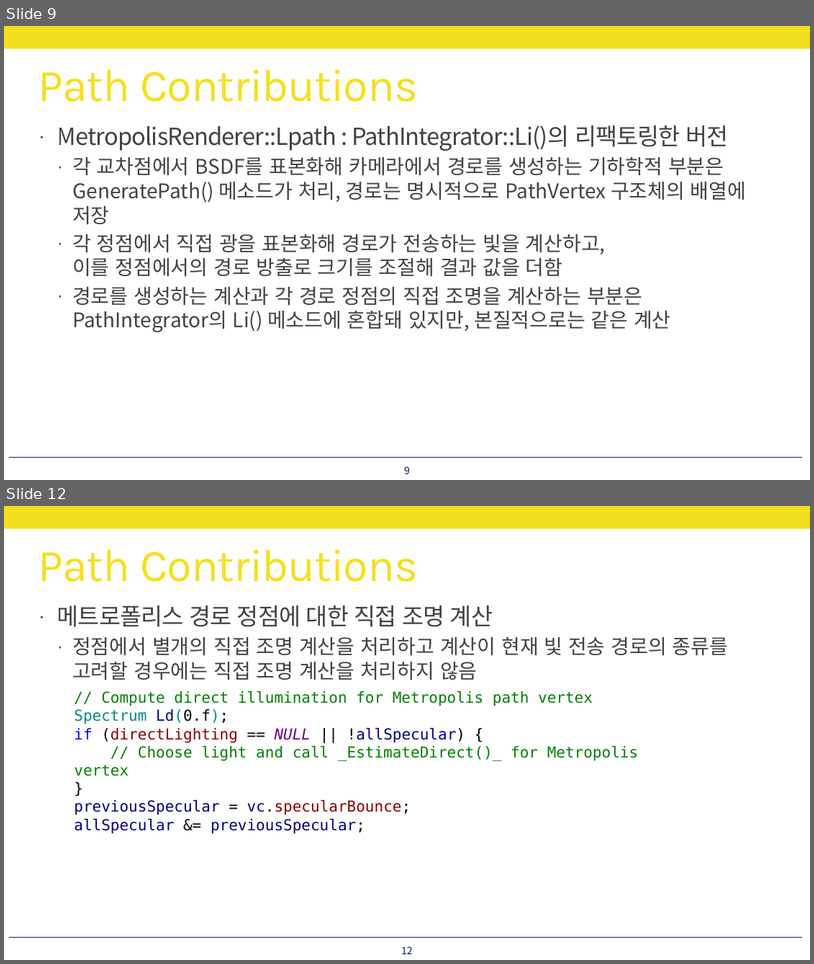
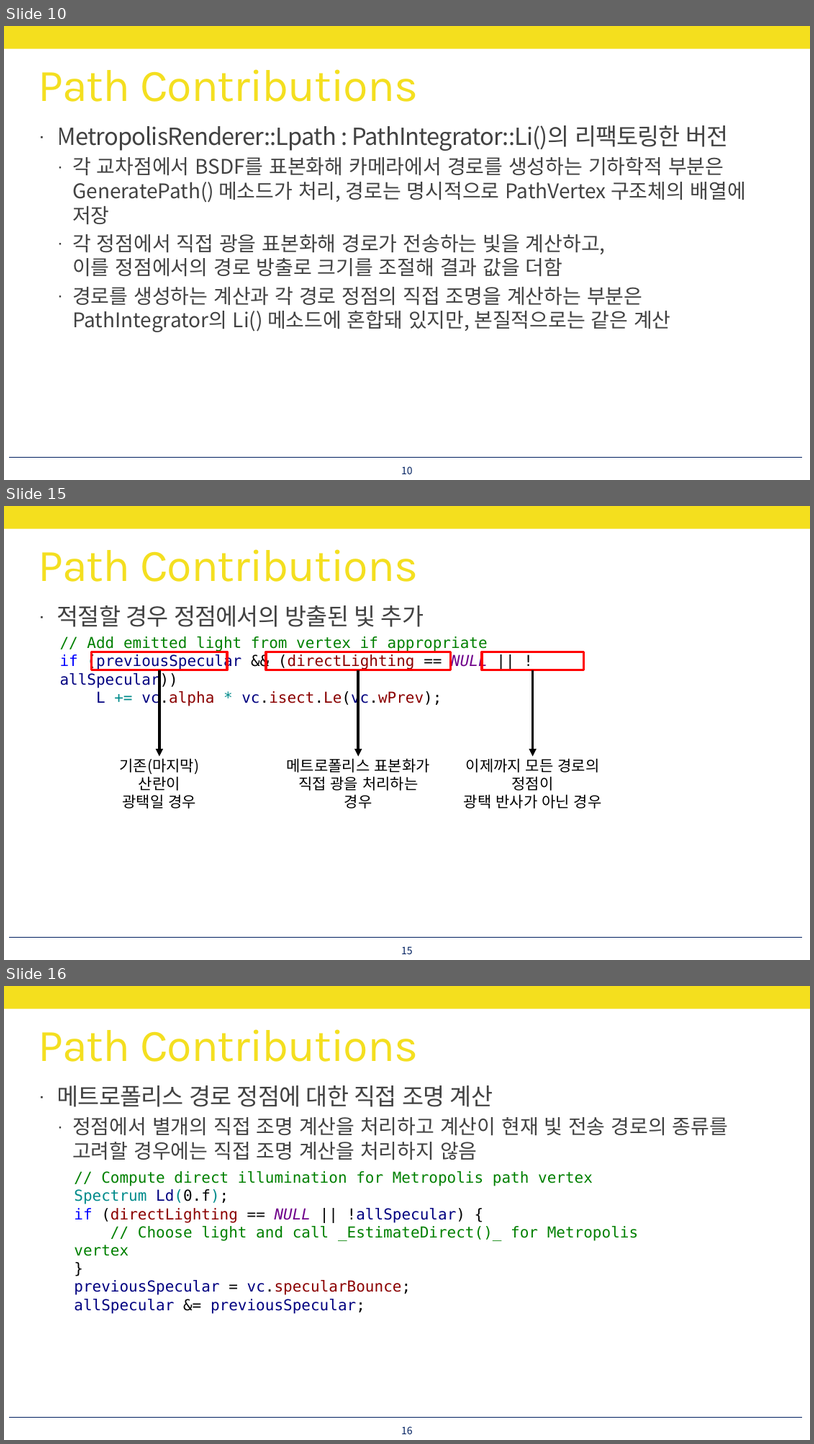
Before and after one commit to utilForever/PBRStudy, a slide deck: Physically Based Rendering - Chapter 15, Part 8.pptx. Shown one above the other, each under a label of ours: slides 9 and 12 before the commit, slides 10, 15 and 16 after it; the slides between them are not shown. The pictures are 814x964 and 814x1444 pixels, drawn with LibreOffice and Linux fonts; fonts in the diff are those of the drawing. Boxes give left, top, right and bottom in pixels: in the first picture for what was removed or moved away, otherwise in the second. Text is boxed around its words. In the diff, an @@ line names an element or a change of style, - is before the commit and + after.

```diff
--- a/Physically Based Rendering - Chapter 15, Part 8.pptx
+++ b/Physically Based Rendering - Chapter 15, Part 8.pptx
@@ slide 15 added at bbox=[4, 506, 810, 960], background #FFFFFF; not listed: 2 template elements that a slide beside it also shows @@
@@ title added at bbox=[39, 549, 418, 582], 54 pt, text #F4DF1E @@
+Path Contributions
@@ text added at bbox=[57, 605, 424, 627], 28 pt, text #404040 @@
+· 적절할 경우 정점에서의 방출된 빛 추가
@@ text added at bbox=[60, 636, 488, 706], 18 pt, text #008000 @@
+// Add emitted light from vertex if appropriate
+if (previousSpecular && (directLighting == NULL || !allSpecular))
+L += vc.alpha * vc.isect.Le(vc.wPrev);
@@ rectangle added at bbox=[92, 651, 228, 670], outline #FF0000 3 pt @@
@@ rectangle added at bbox=[266, 651, 450, 670], outline #FF0000 3 pt @@
@@ rectangle added at bbox=[482, 651, 584, 670], outline #FF0000 3 pt @@
@@ arrow added from (160, 670) to (160, 757), #000000 3 pt @@
@@ arrow added from (358, 670) to (358, 757), #000000 3 pt @@
@@ arrow added from (533, 670) to (533, 757), #000000 3 pt @@
@@ text added at bbox=[120, 758, 200, 808], 18 pt, text #000000 @@
+기존(마지막) 산란이
+광택일 경우
@@ text added at bbox=[287, 758, 430, 790], 18 pt, text #000000 @@
+메트로폴리스 표본화가
+직접 광을 처리하는 경우
@@ text added at bbox=[464, 758, 602, 808], 18 pt, text #000000 @@
+이제까지 모든 경로의 정점이
+광택 반사가 아닌 경우
@@ page number added at bbox=[401, 946, 413, 954], 12 pt, text #002060 @@
+15
@@ what was slide 9 is now slide 10 @@
@@ page number at bbox=[401, 466, 413, 474]: text changed @@
-9
+10
@@ what was slide 12 is now slide 16 @@
@@ page number at bbox=[401, 1426, 413, 1434]: text changed @@
-12
+16
```
Also in this commit, not shown: 1 slide changed, 5 other slides added.
